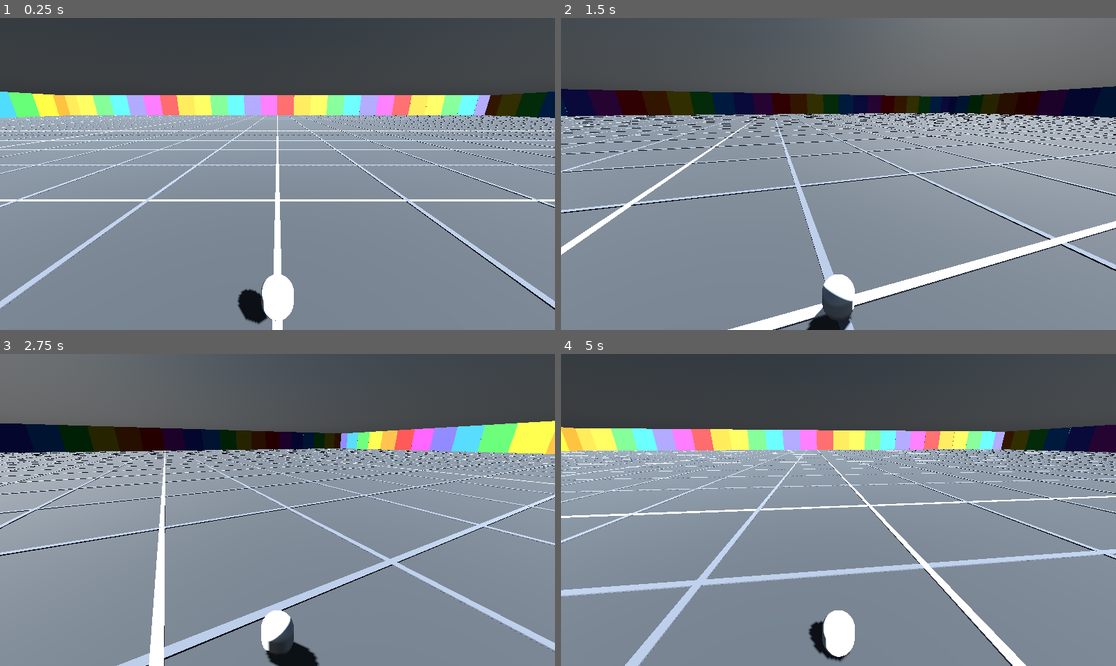
Above: before the commit, frames 1-4 (two rows, left to right).
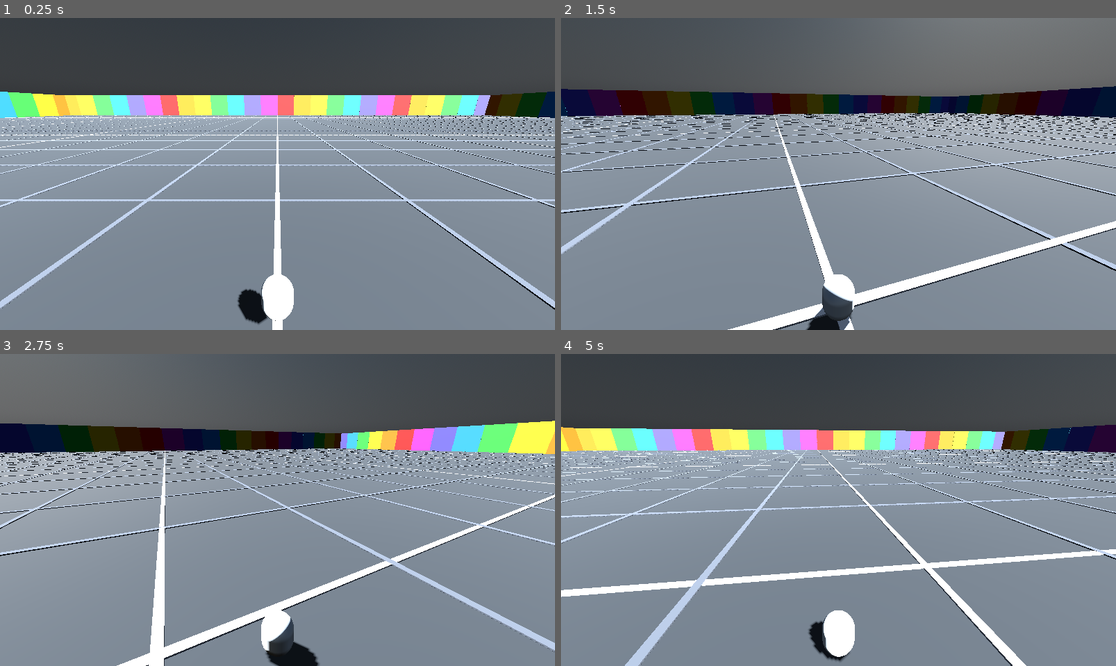
Above: after the commit, the same moments.

Repository: Lansing-Tech-Studio/godot-3d-runner
Game: Godot game, scene res://scenes/main.tscn
The game is run twice, just before and just after one commit, with the same random seed, the same clock (stepped at 60 frames per second) and the same inputs.
Inputs:
- Up to frame 1 (0.25 s): no input
- Up to frame 2 (1.5 s): hold D (turn_right) 0.53-1.28 s; hold Shift (sprint) 0.53-1.28 s; hold S (move_backward) from 1.28 s (still down); tap Shift (sprint) at 1.35 s
- Up to frame 3 (2.75 s): release S (move_backward) at 2.03 s; hold D (turn_right) from 2.03 s (still down); hold Shift (sprint) from 2.03 s (still down)
- Up to frame 4 (5 s): release D (turn_right) at 2.78 s; release Shift (sprint) at 2.78 s; hold W (move_forward) 2.78-3.53 s; tap Shift (sprint) at 2.85, 4.35 s; hold Shift (sprint) 3.53-4.28 s; hold A (turn_left) from 3.53 s (still down)

The runs differ from the first frame. In frame 1, 1.3% of the frame differs, in the area x 0-100%, y 24-59%; in frame 2, 1.4%; in frame 3, 2.2%; in frame 4, 2.7%, in the area x 0-100%, y 24-78%.

Commit message:
Add material caching and grid line color handling in world_setup.gd

Diff:
--- a/scripts/world_setup.gd
+++ b/scripts/world_setup.gd
@@ -17,12 +17,34 @@
 	Color(0.78, 0.22, 0.82, 1.0)
 ]
 
+var _material_cache := {}
+
 func _ready() -> void:
 	_ensure_environment()
 	_ensure_floor()
 	_ensure_floor_markers()
 	_ensure_walls()
 	_ensure_player_spawn()
+
+func _get_material(color: Color) -> StandardMaterial3D:
+	var key = color.to_html()
+	if not _material_cache.has(key):
+		var material := StandardMaterial3D.new()
+		material.albedo_color = color
+		material.roughness = 0.8
+		material.metallic = 0.0
+		_material_cache[key] = material
+	return _material_cache[key]
+
+func _get_grid_material(is_major: bool) -> StandardMaterial3D:
+	var key = "grid_" + ("major" if is_major else "minor")
+	if not _material_cache.has(key):
+		var material := StandardMaterial3D.new()
+		material.albedo_color = Color(0.78, 0.82, 0.88, 1.0) if is_major else Color(0.32, 0.35, 0.4, 1.0)
+		material.roughness = 1.0
+		material.metallic = 0.0
+		_material_cache[key] = material
+	return _material_cache[key]
 
 func _ensure_environment() -> void:
 	if not has_node("Sun"):
@@ -93,10 +115,12 @@
 	var line_count := int((ARENA_HALF_EXTENT * 2.0) / GRID_SPACING)
 	for index in range(line_count + 1):
 		var offset := -ARENA_HALF_EXTENT + index * GRID_SPACING
-		_create_floor_line(markers, Vector3(offset, 0.03, 0.0), Vector3(GRID_LINE_THICKNESS, 0.06, ARENA_HALF_EXTENT * 2.0), _grid_color(index))
-		_create_floor_line(markers, Vector3(0.0, 0.03, offset), Vector3(ARENA_HALF_EXTENT * 2.0, 0.06, GRID_LINE_THICKNESS), _grid_color(index + 1))
+		var is_major = (index % 5 == 0)
 
-func _create_floor_line(parent: Node3D, line_position: Vector3, line_size: Vector3, color: Color) -> void:
+		_create_floor_line(markers, Vector3(offset, 0.03, 0.0), Vector3(GRID_LINE_THICKNESS, 0.06, ARENA_HALF_EXTENT * 2.0), is_major)
+		_create_floor_line(markers, Vector3(0.0, 0.03, offset), Vector3(ARENA_HALF_EXTENT * 2.0, 0.06, GRID_LINE_THICKNESS), is_major)
+
+func _create_floor_line(parent: Node3D, line_position: Vector3, line_size: Vector3, is_major: bool) -> void:
 	var line := MeshInstance3D.new()
 	line.position = line_position
 
@@ -104,16 +128,8 @@
 	mesh.size = line_size
 	line.mesh = mesh
 
-	var material := StandardMaterial3D.new()
-	material.albedo_color = color
-	material.roughness = 1.0
-	line.material_override = material
+	line.material_override = _get_grid_material(is_major)
 	parent.add_child(line)
-
-func _grid_color(index: int) -> Color:
-	if index % 5 == 0:
-		return Color(0.78, 0.82, 0.88, 1.0)
-	return Color(0.32, 0.35, 0.4, 1.0)
 
 func _ensure_walls() -> void:
 	if has_node("NorthWall"):
@@ -150,10 +166,8 @@
 		var offset := -wall_length * 0.5 + segment_length * (stripe_index + 0.5)
 		stripe.position = Vector3(offset, 0.0, 0.0) if along_x else Vector3(0.0, 0.0, offset)
 
-		var material := StandardMaterial3D.new()
-		material.albedo_color = WALL_COLORS[stripe_index % WALL_COLORS.size()]
-		material.roughness = 0.8
-		stripe.material_override = material
+		var stripe_color = WALL_COLORS[stripe_index % WALL_COLORS.size()]
+		stripe.material_override = _get_material(stripe_color)
 		wall.add_child(stripe)
 
 func _ensure_player_spawn() -> void:
